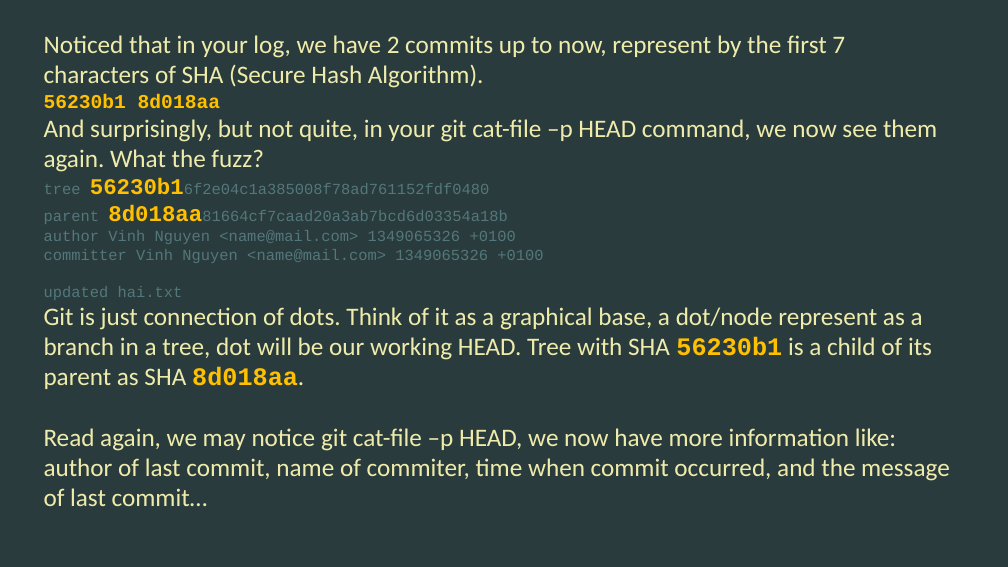
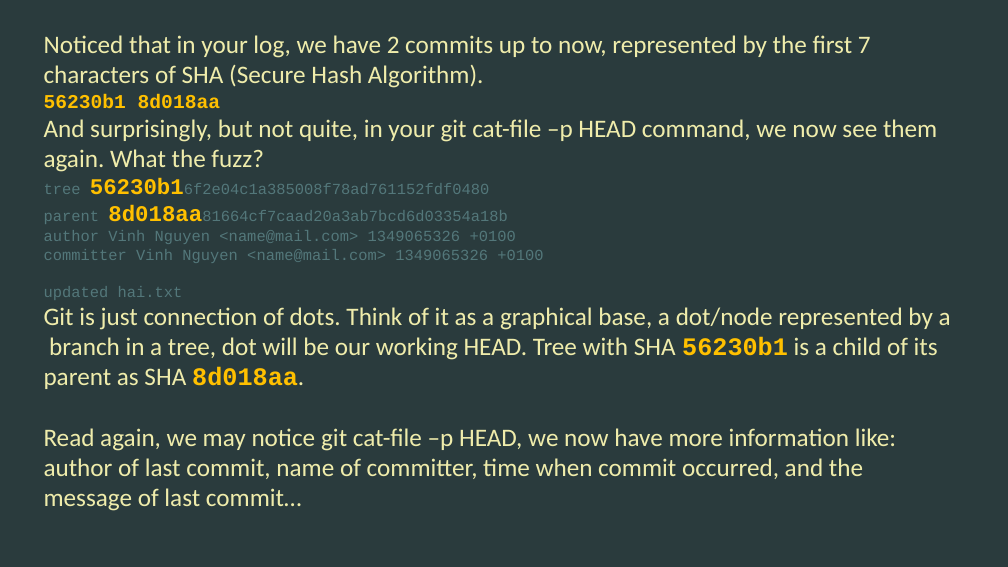
Before and after one commit to vinhnx/Git-for-beginners, a slide deck: slide 27 of git-beginner.pptx. Drawn at 1008x567 pixels with LibreOffice and Linux fonts; fonts in the diff are those of the drawing. Boxes give left, top, right and bottom in pixels: in the first picture for what was removed or moved away, otherwise in the second. Text is boxed around its words. In the diff, an @@ line names an element or a change of style, - is before the commit and + after.

Commit message:
slide updated

```diff
--- a/git-beginner.pptx
+++ b/git-beginner.pptx
@@ text at (x1=44, y1=35, x2=871, y2=88): text changed @@
-Noticed that in your log, we have 2 commits up to now, represent by the first 7 characters of SHA (Secure Hash Algorithm).
+Noticed that in your log, we have 2 commits up to now, represented by the first 7 characters of SHA (Secure Hash Algorithm).
@@ text at (x1=44, y1=307, x2=951, y2=511): text changed @@
-Git is just connection of dots. Think of it as a graphical base, a dot/node represent as a branch in a tree, dot will be our working HEAD. Tree with SHA 56230b1 is a child of its parent as SHA 8d018aa.
-Read again, we may notice git cat-file –p HEAD, we now have more information like: author of last commit, name of commiter, time when commit occurred, and the message of last commit…
+Git is just connection of dots. Think of it as a graphical base, a dot/node represented by a branch in a tree, dot will be our working HEAD. Tree with SHA 56230b1 is a child of its parent as SHA 8d018aa.
+Read again, we may notice git cat-file –p HEAD, we now have more information like: author of last commit, name of committer, time when commit occurred, and the message of last commit…
```
Also in this commit, not shown: 1 other slide changed, 1 other file.
